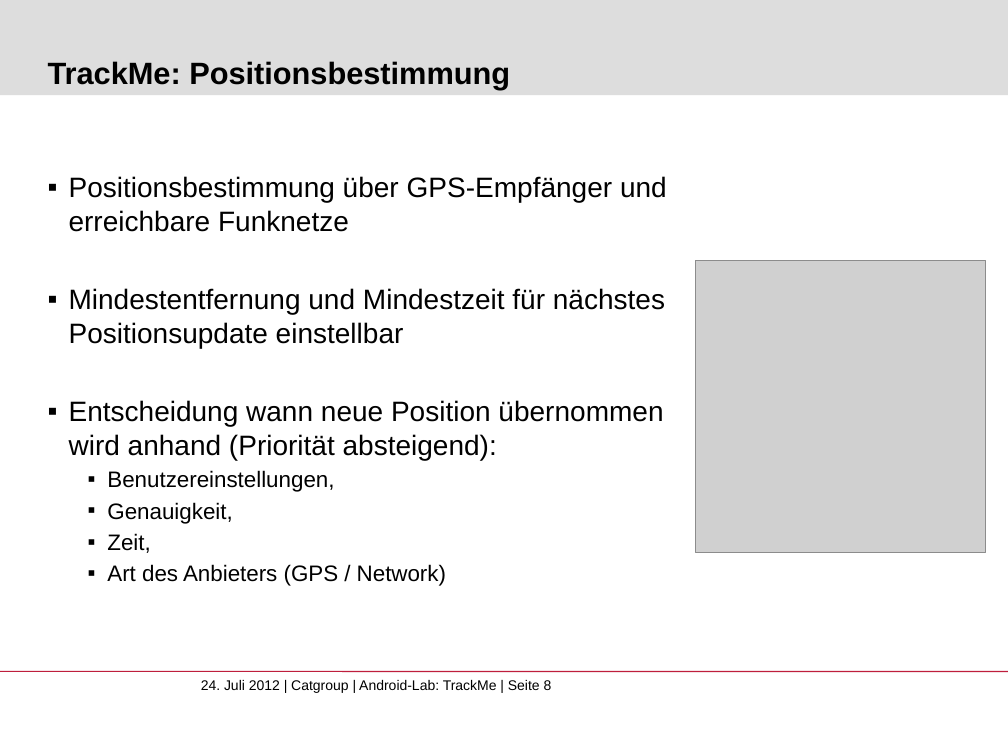
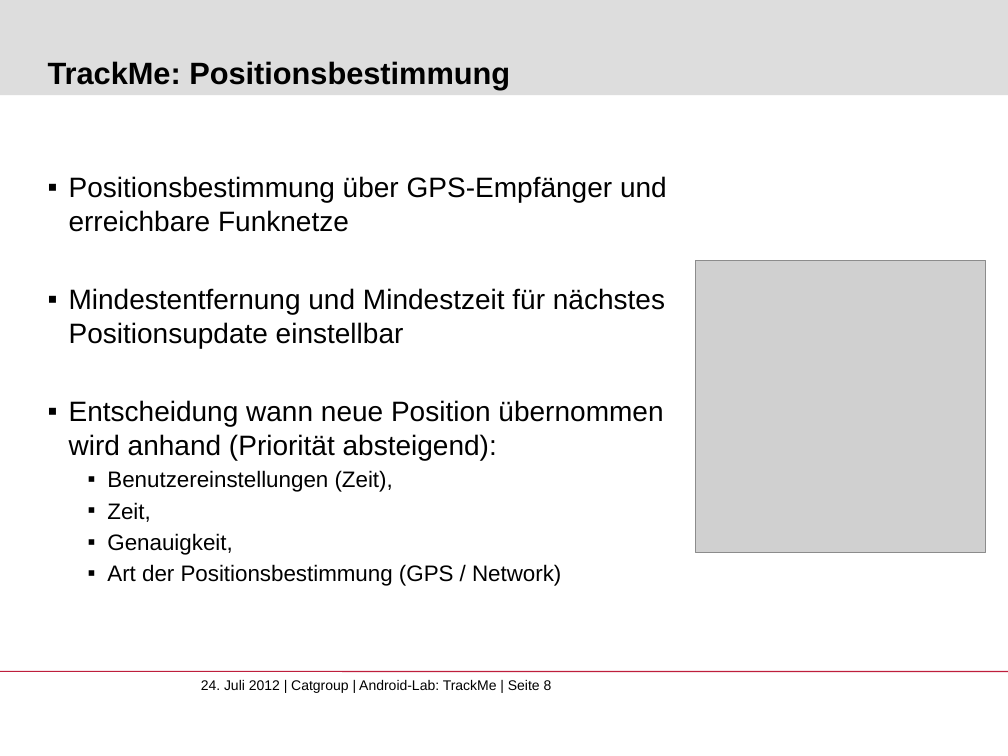
Before and after one commit to Susshi/TrackMe, a slide deck: slide 8 of doc/Android-Lab-TrackMe-Abschlusspraes.pptx. Drawn at 1008x756 pixels with LibreOffice and Linux fonts; fonts in the diff are those of the drawing; grey boxes stand for pictures; background and template pictures are left out. Boxes give left, top, right and bottom in pixels: in the first picture for what was removed or moved away, otherwise in the second. Text is boxed around its words. In the diff, an @@ line names an element or a change of style, - is before the commit and + after.

```diff
--- a/doc/Android-Lab-TrackMe-Abschlusspraes.pptx
+++ b/doc/Android-Lab-TrackMe-Abschlusspraes.pptx
@@ text at <box>107,470,393,522</box>: text changed @@
-      ▪ Benutzereinstellungen,
+      ▪ Benutzereinstellungen (Zeit),
+      ▪ Zeit,
@@ text at <box>107,564,561,586</box>: text changed @@
-      ▪ Zeit,
-      ▪ Art des Anbieters (GPS / Network)
+      ▪ Art der Positionsbestimmung (GPS / Network)
```
Also in this commit, not shown: 1 other slide changed.
